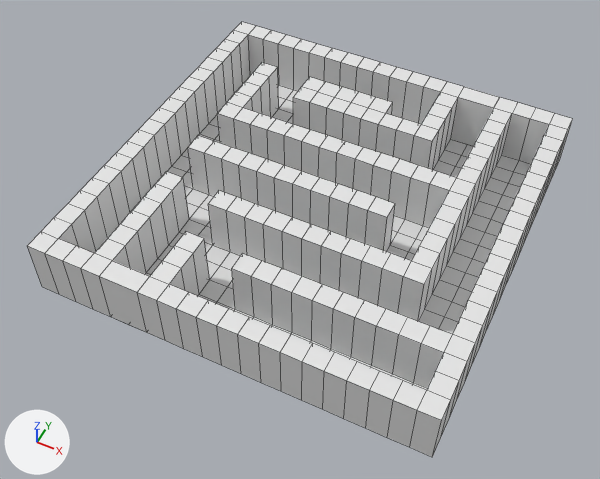
One commit to the Blender file labirinto/assets/models/map/map.blend: the scene before it, then after it.
Camera for both pictures: a camera (50 mm lens) standing at (12.4, -26.9, 31.5) and looking at (-0.2, -1.8, 0.1). The lights are fixed; the arrows at lower left show +X, +Y and +Z. Mesh edges are drawn as thin lines.

The older version as bpy lines, for what is in view:
```python
me_mesh = bpy.data.meshes.new('Mesh')
me_mesh.from_pydata(...)  # 771 vertices, 726 faces; spans x -1000.0..1000.0, y -1000.0..1000.0, z 0.0..300.0
ob_plane001 = bpy.data.objects.new('Plane001', me_mesh)
ob_plane001.location = (0.0, 0.0, 0.0)
ob_plane001.scale = (0.01, 0.01, 0.01)
```
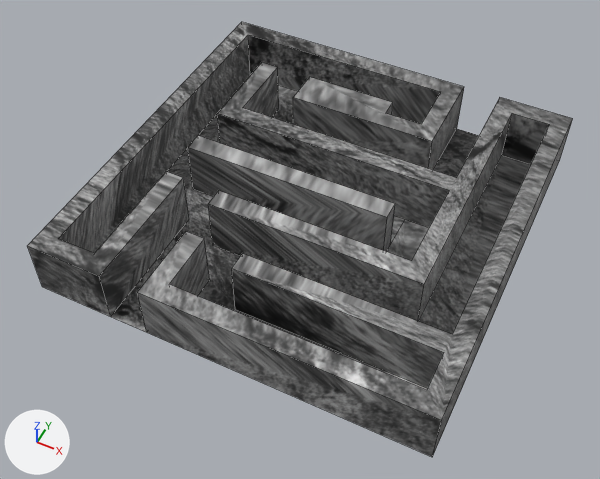
Boxes [x1, y1, x2, y2] around the edits, measured in the pictures (600 x 479 px):
part 1 of me_mesh, deleted: before [99, 261, 150, 332]
part 2 of me_mesh, deleted: before [451, 87, 499, 146]
part 3 of me_mesh, deleted: before [27, 22, 573, 457]
part 4 of me_mesh, recoloured: [384, 103, 395, 252] in both

What the commit changed:
Picture 'stone.png' (img_stone_png) is new.
Material 'Material.001' (mat_material_001) is new.
Its texture is img_stone_png.
me_mesh is used by ob_plane001; location (0.0, 0.0, 0.0); scale (0.01, 0.01, 0.01).
me_mesh had 771 vertices, 726 faces and spanned x -1000.0..1000.0, y -1000.0..1000.0, z 0.0..300.0.
me_mesh now has 91 vertices, 49 faces and spans x -1000.0..1000.0, y -1000.0..1000.0, z 0.0..300.0.
me_mesh part 1: the loose piece of 8 vertices spanning x -600.0..-400.0, y -1000.0..-900.0, z 0.0..300.0 is deleted.
me_mesh part 2: the loose piece of 8 vertices spanning x 400.0..600.0, y 900.0..1000.0, z 0.0..300.0 is deleted.
me_mesh part 3: 664 vertices removed from x -1000.0..1000.0, y -1000.0..1000.0, z 0.0..300.0.
me_mesh part 4: 8 faces spanning x -700.0..400.0, y -700.0..700.0, z 0.0..300.0 switch from no material to mat_material_001 (picture img_stone_png).
